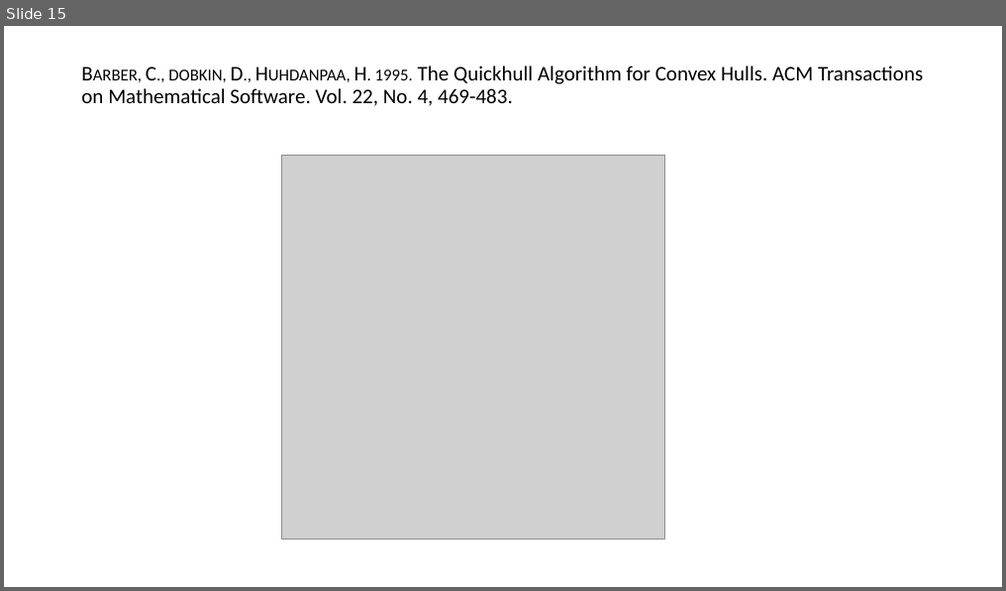
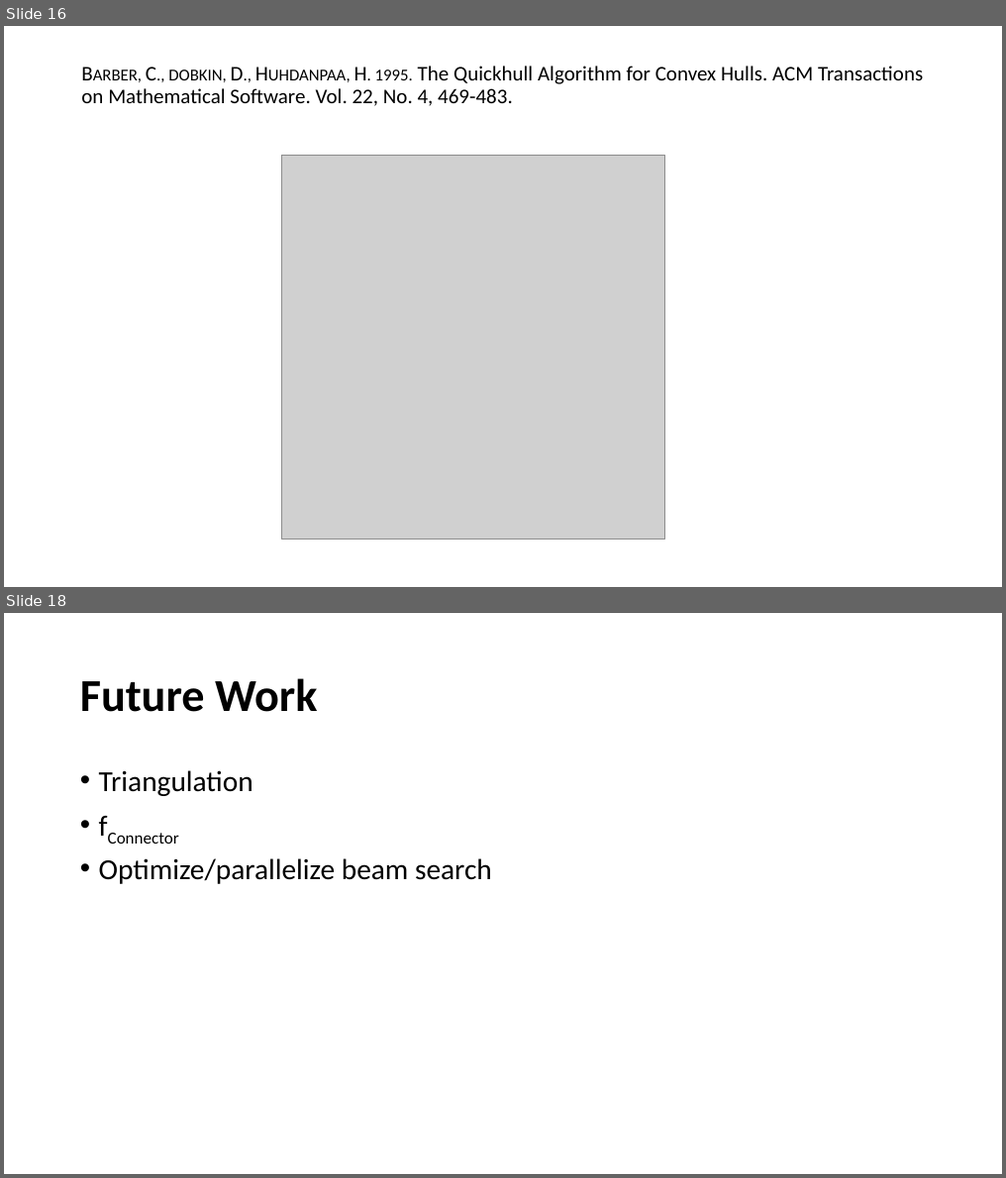
Before and after one commit to JasonKraft/acg_final, a slide deck: presentation/Presentation.pptx. Shown one above the other, each under a label of ours: slide 15 before the commit, slides 16 and 18 after it; the slides between them are not shown. The pictures are 1006x591 and 1006x1178 pixels, drawn with LibreOffice and Linux fonts; fonts in the diff are those of the drawing; grey boxes stand for pictures. Boxes give left, top, right and bottom in pixels: in the first picture for what was removed or moved away, otherwise in the second. Text is boxed around its words. In the diff, an @@ line names an element or a change of style, - is before the commit and + after.

```diff
--- a/presentation/Presentation.pptx
+++ b/presentation/Presentation.pptx
@@ slide 18 added at box(4, 613, 1002, 1174), background #FFFFFF @@
@@ title added at box(80, 678, 317, 712), 44 pt, text #000000, bold @@
+Future Work
@@ text added at box(99, 770, 492, 884), 28 pt, text #000000 @@
+• Triangulation
+• fConnector
+• Optimize/parallelize beam search
@@ what was slide 15 is now slide 16 @@
```
Also in this commit, not shown: 4 slides changed, 2 other slides added, 1 slide removed, 1 other file.
